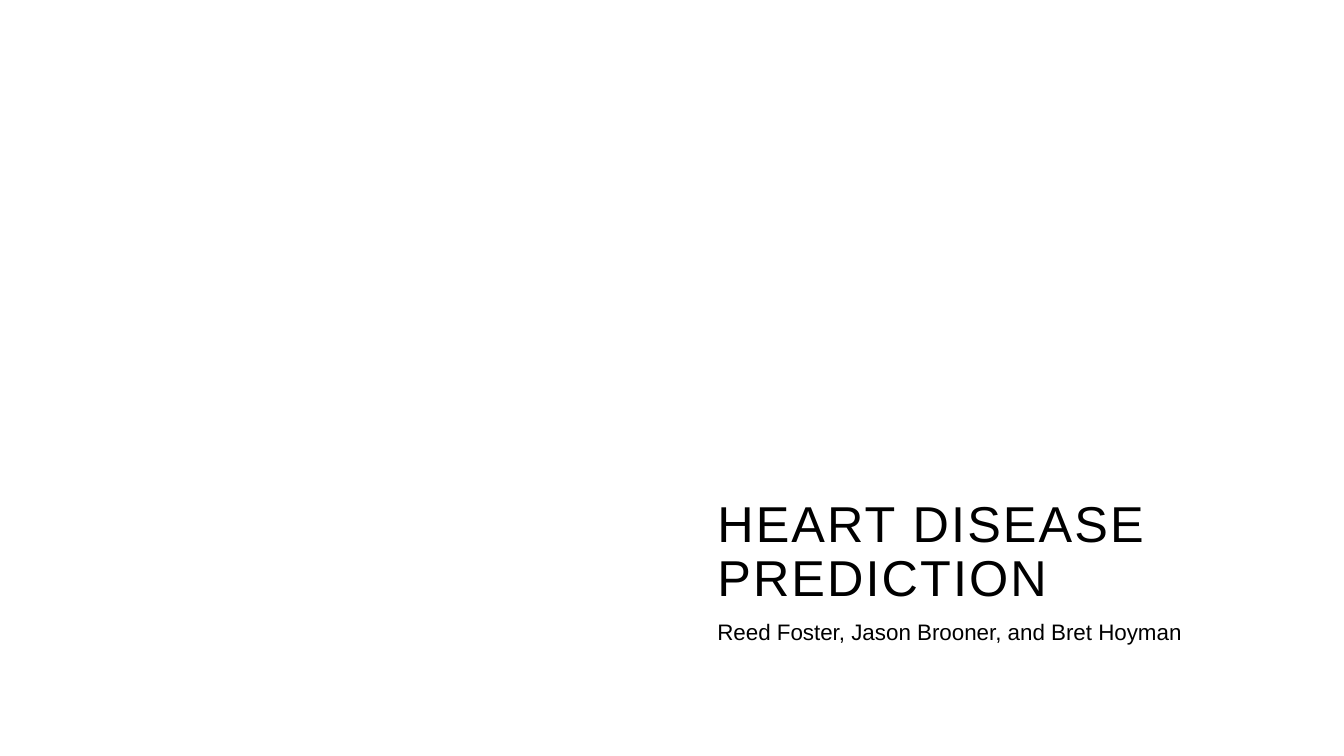
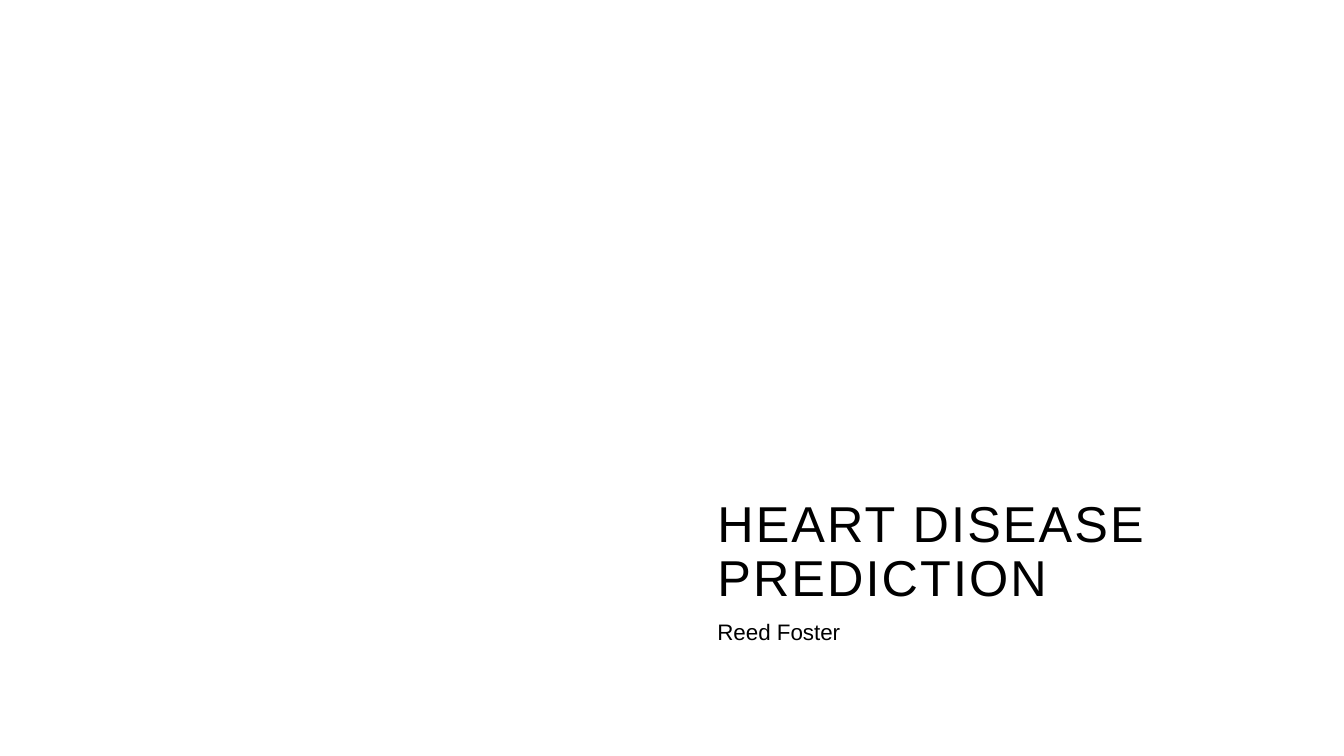
Before and after one commit to ReedChristopherFoster/ReedsPortfolio, a slide deck: slide 1 of images/Heart/Group 1.12 Final Presentation.pptx. Drawn at 1344x756 pixels with LibreOffice and Linux fonts; fonts in the diff are those of the drawing; background and template pictures are left out. Boxes give left, top, right and bottom in pixels: in the first picture for what was removed or moved away, otherwise in the second. Text is boxed around its words. In the diff, an @@ line names an element or a change of style, - is before the commit and + after.

```diff
--- a/images/Heart/Group 1.12 Final Presentation.pptx
+++ b/images/Heart/Group 1.12 Final Presentation.pptx
@@ subtitle at (717,623,840,641): text changed @@
-Reed Foster, Jason Brooner, and Bret Hoyman
+Reed Foster
```
Also in this commit, not shown: 11 other files.
